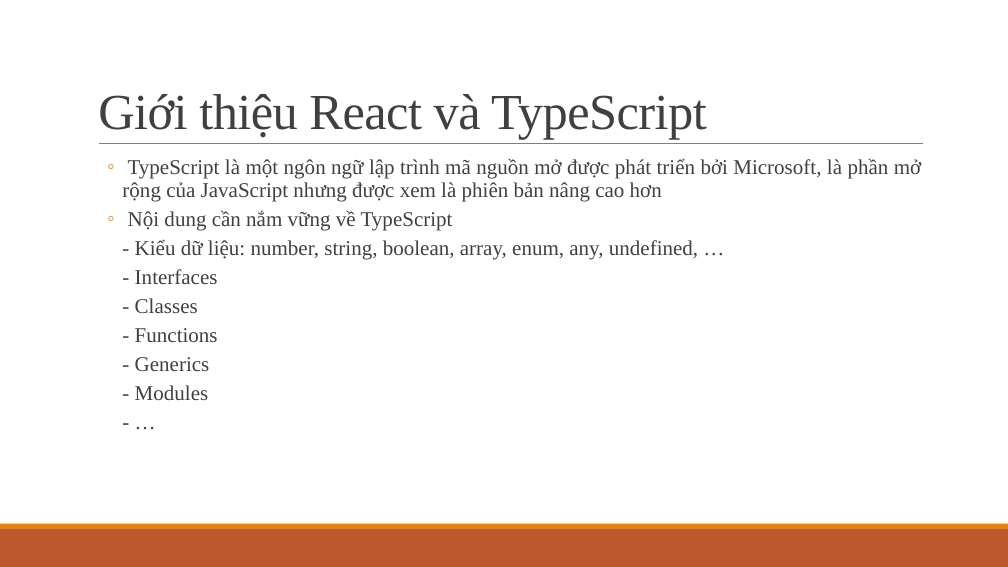
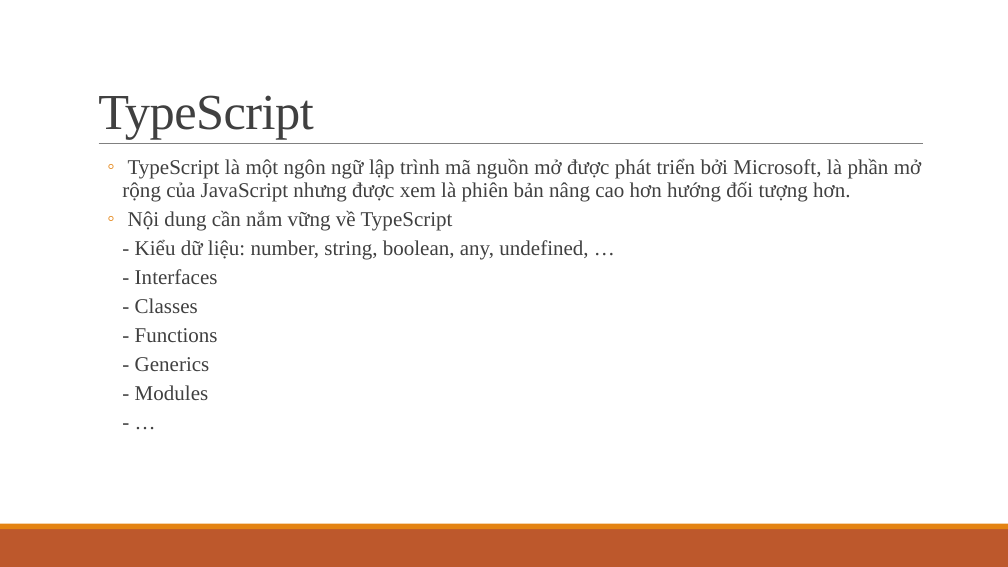
Before and after one commit to ddinhftieens/tranning-react, a slide deck: slide 8 of react_ts.pptx. Drawn at 1008x567 pixels with LibreOffice and Linux fonts; fonts in the diff are those of the drawing. Boxes give left, top, right and bottom in pixels: in the first picture for what was removed or moved away, otherwise in the second. Text is boxed around its words. In the diff, an @@ line names an element or a change of style, - is before the commit and + after.

```diff
--- a/react_ts.pptx
+++ b/react_ts.pptx
@@ title at box(98, 95, 313, 140): text changed @@
-Giới thiệu React và TypeScript
+TypeScript
@@ text at box(122, 158, 921, 201): text changed @@
-  ◦ TypeScript là một ngôn ngữ lập trình mã nguồn mở được phát triển bởi Microsoft, là phần mở rộng của JavaScript nhưng được xem là phiên bản nâng cao hơn
+  ◦ TypeScript là một ngôn ngữ lập trình mã nguồn mở được phát triển bởi Microsoft, là phần mở rộng của JavaScript nhưng được xem là phiên bản nâng cao hơn hướng đối tượng hơn.
@@ text at box(135, 240, 588, 259): text changed @@
-    - Kiểu dữ liệu: number, string, boolean, array, enum, any, undefined, …
+    - Kiểu dữ liệu: number, string, boolean, any, undefined, …
```
Also in this commit, not shown: 4 other slides changed, 3 slides added.
